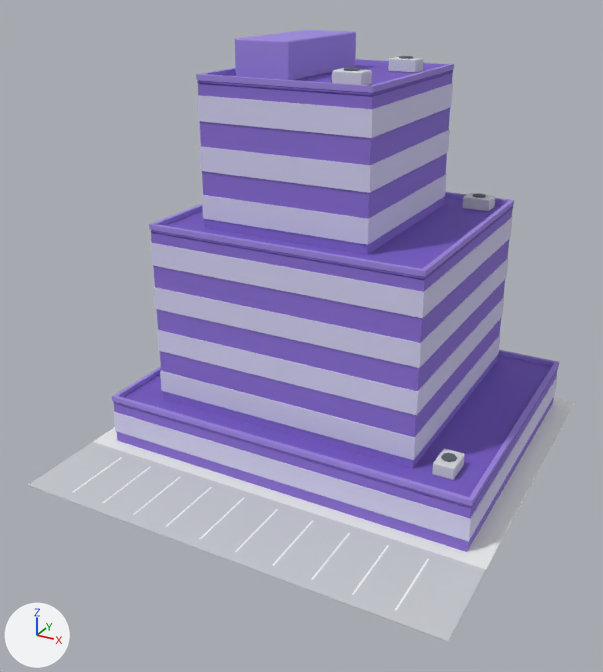
Before and after pictures for a commit that changed the glTF model public/models/tower.glb.
Rendered twice from a 50 mm camera at (24.5, -48.2, 32.2) aimed at (-0.5, -2.6, 9.4). The axes (+X, +Y, +Z) are drawn at lower left. The lights are the same throughout. The first picture is the older version.

The older version as bpy lines, for what is in view:
```python
mat_asphalt = principled_material('asphalt')
mat_asphalt.base_color = (0.584, 0.604, 0.631)  # light grey #c9ccd0
mat_asphalt.roughness = 0.8
mat_pad = principled_material('pad')
mat_pad.base_color = (0.855, 0.871, 0.855)  # white #eef0ee
mat_pad.roughness = 0.8
mat_work_glass = principled_material('work_glass')
mat_work_glass.base_color = (0.672, 0.651, 0.905)  # pale blue #d6d3f4
mat_work_glass.roughness = 0.8
mat_work_roof = principled_material('work_roof')
mat_work_roof.base_color = (0.178, 0.0999, 0.539)  # purple #7559c2
mat_work_roof.roughness = 0.8
mat_work_trim = principled_material('work_trim')
mat_work_trim.base_color = (0.347, 0.246, 0.761)  # purple #9f88e2
mat_work_trim.roughness = 0.8
mat_work_wall = principled_material('work_wall')
mat_work_wall.base_color = (0.258, 0.159, 0.672)  # purple #8b6fd6
mat_work_wall.roughness = 0.8
me_tower = bpy.data.meshes.new('tower')
me_tower.from_pydata(...)  # 548 vertices, 954 faces; spans x -15.0..15.0, y -15.0..15.0, z 0.0..28.2
me_tower.materials.append(mat_asphalt)  # light grey #c9ccd0
me_tower.materials.append(mat_pad)  # white #eef0ee
me_tower.materials.append(mat_line)  # white #ffffff
me_tower.materials.append(mat_work_glass)  # pale blue #d6d3f4
me_tower.materials.append(mat_work_wall)  # purple #8b6fd6
me_tower.materials.append(mat_work_roof)  # purple #7559c2
me_tower.materials.append(mat_work_trim)  # purple #9f88e2
me_tower.materials.append(mat_ac_box)  # light grey #d6d9de
me_tower.materials.append(mat_ac_fan)  # dark grey #5b626c
ob_tower = bpy.data.objects.new('tower', me_tower)
ob_tower.location = (0.0, 0.0, 0.0)
```
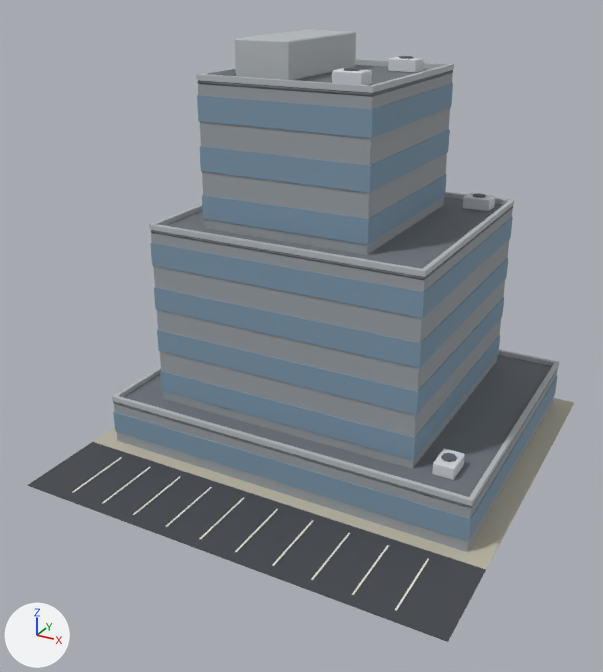
Where the change shows, as pixel boxes [x1, y1, x2, y2] in the pictures (603 x 672 px):
'tower', recoloured
    both: [28, 30, 574, 642]

Diff of the bpy script that builds the scene:
```diff
--- a/public/models/tower.glb.py
+++ b/public/models/tower.glb.py
@@ mat_asphalt @@
 mat_asphalt = principled_material('asphalt')
-mat_asphalt.base_color = (0.584, 0.604, 0.631)  # light grey #c9ccd0
+mat_asphalt.base_color = (0.0595, 0.0648, 0.0742)  # dark grey #45484d
 mat_asphalt.roughness = 0.8
@@ mat_pad @@
 mat_pad = principled_material('pad')
-mat_pad.base_color = (0.855, 0.871, 0.855)  # white #eef0ee
+mat_pad.base_color = (0.509, 0.479, 0.381)  # grey #bdb8a6
 mat_pad.roughness = 0.8
@@ mat_work_glass @@
 mat_work_glass = principled_material('work_glass')
-mat_work_glass.base_color = (0.672, 0.651, 0.905)  # pale blue #d6d3f4
+mat_work_glass.base_color = (0.205, 0.314, 0.418)  # blue #7d98ad
 mat_work_glass.roughness = 0.8
@@ mat_work_wall @@
 mat_work_wall = principled_material('work_wall')
-mat_work_wall.base_color = (0.258, 0.159, 0.672)  # purple #8b6fd6
+mat_work_wall.base_color = (0.328, 0.356, 0.381)  # grey #9ba1a6
 mat_work_wall.roughness = 0.8
@@ mat_work_roof @@
 mat_work_roof = principled_material('work_roof')
-mat_work_roof.base_color = (0.178, 0.0999, 0.539)  # purple #7559c2
+mat_work_roof.base_color = (0.156, 0.175, 0.195)  # grey #6e747a
 mat_work_roof.roughness = 0.8
@@ mat_work_trim @@
 mat_work_trim = principled_material('work_trim')
-mat_work_trim.base_color = (0.347, 0.246, 0.761)  # purple #9f88e2
+mat_work_trim.base_color = (0.479, 0.509, 0.527)  # light grey #b8bdc0
 mat_work_trim.roughness = 0.8
```
